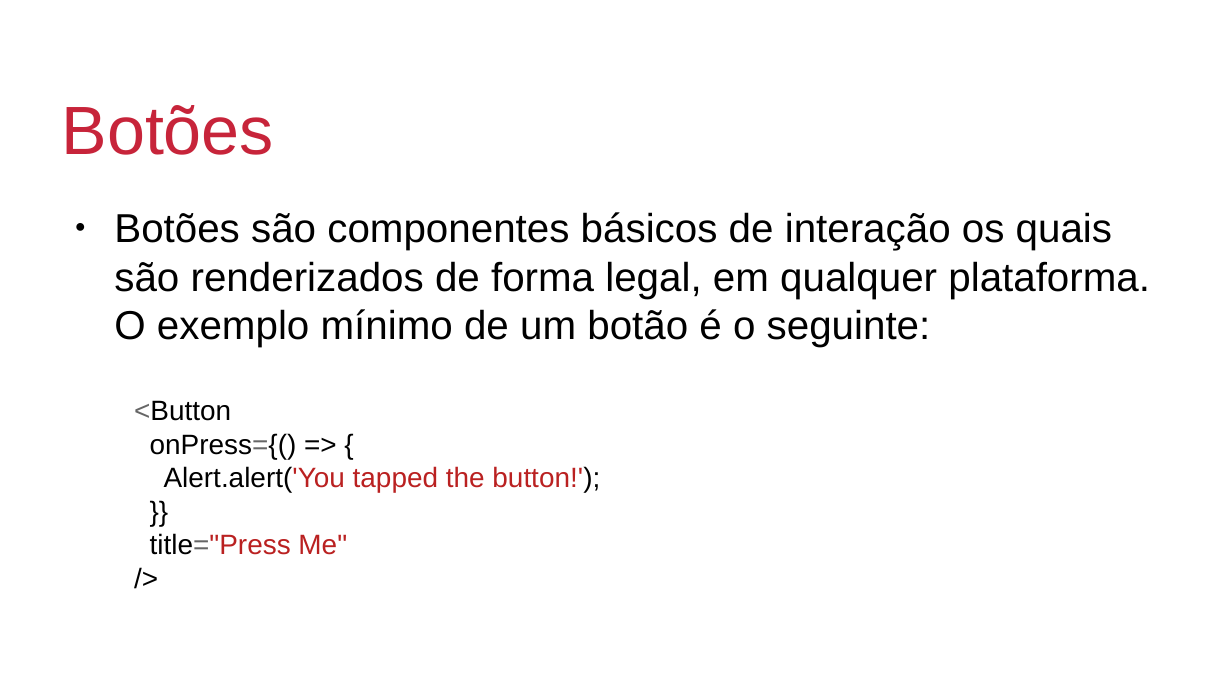
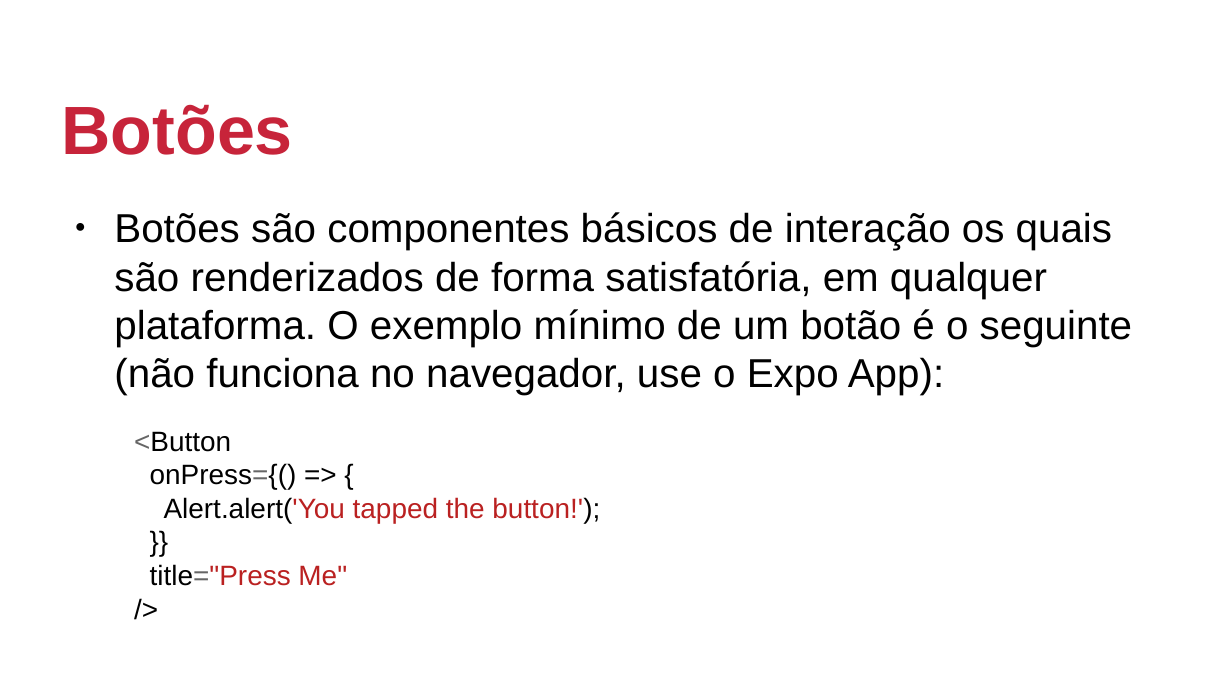
Before and after one commit to johnmagt/PIDM-2019_2, a slide deck: slide 11 of SLIDES/aula02.odp (slide 9 before the commit). Drawn at 1232x693 pixels with LibreOffice and Linux fonts; fonts in the diff are those of the drawing; background and template pictures are left out. Boxes give left, top, right and bottom in pixels: in the first picture for what was removed or moved away, otherwise in the second. Text is boxed around its words. In the diff, an @@ line names an element or a change of style, - is before the commit and + after.

```diff
--- a/SLIDES/aula02.odp
+++ b/SLIDES/aula02.odp
@@ title "Botões" at [62,104,293,155]: bold on @@
@@ text at [114,212,1132,395]: text changed @@
-● Botões são componentes básicos de interação os quais são renderizados de forma legal, em qualquer plataforma. O exemplo mínimo de um botão é o seguinte:
+● Botões são componentes básicos de interação os quais são renderizados de forma satisfatória, em qualquer plataforma. O exemplo mínimo de um botão é o seguinte (não funciona no navegador, use o Expo App):
@@ text "<Button": place and size @@
-text "<Button" at [134,400,600,555]
+text "<Button" at [134,431,600,586]
```
Also in this commit, not shown: 16 other slides changed, 7 slides added, 5 other files.
